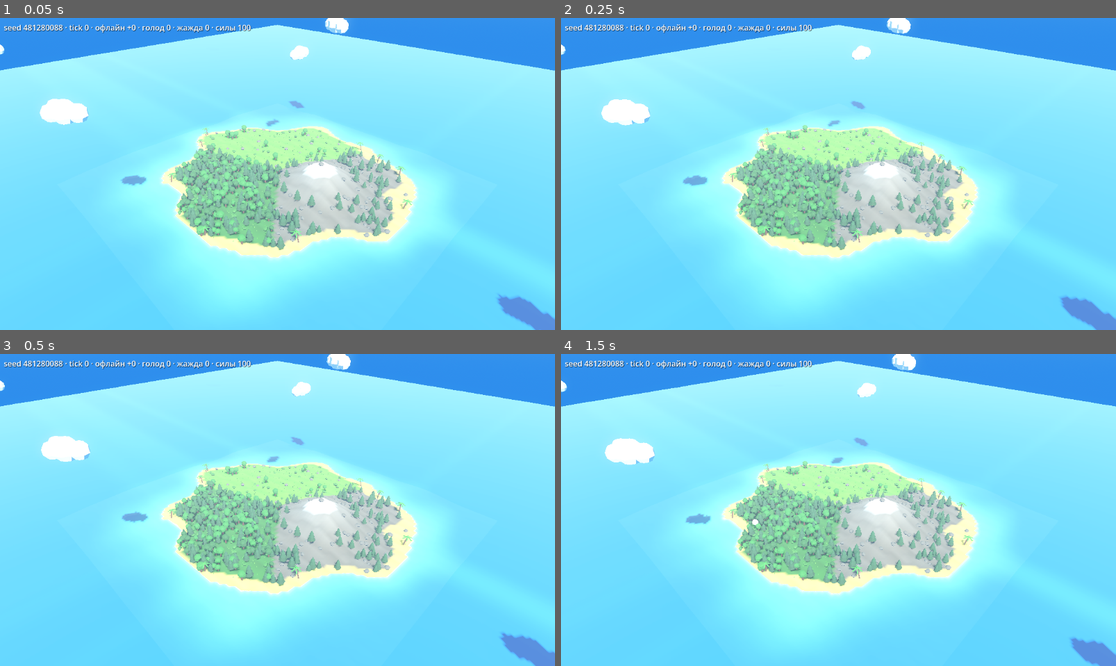
Above: before the commit, frames 1-4 (two rows, left to right).
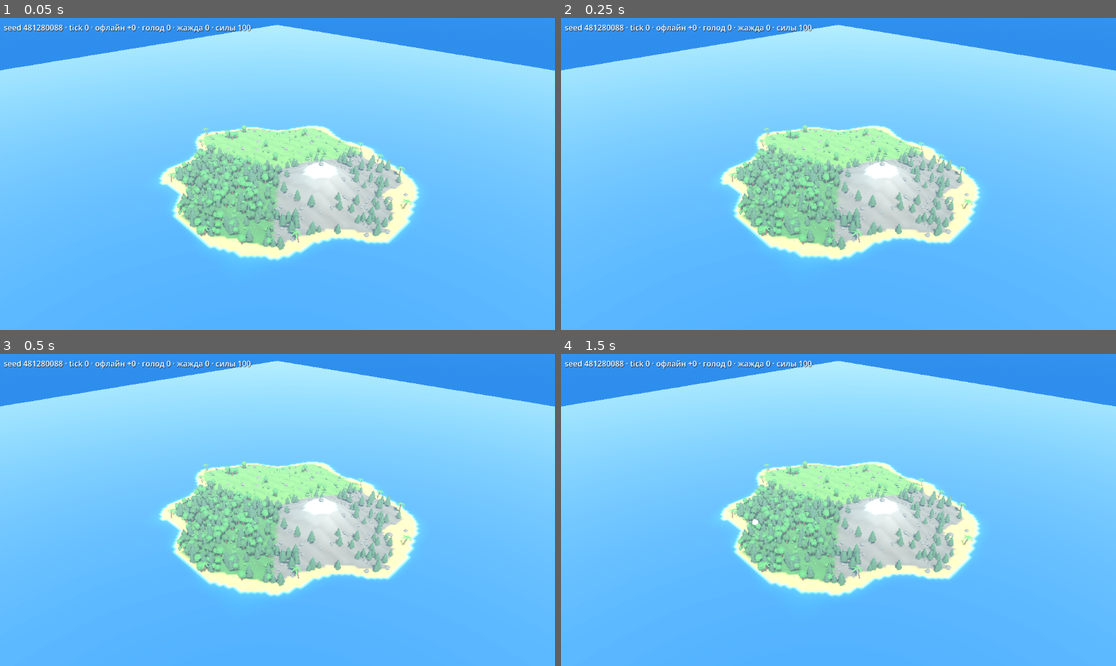
Above: after the commit, the same moments.

Repository: CoolS2/virtualgodisland
Game: Godot game, scene res://game/main.tscn
Same seed, same stepped clock (60 frames per second), same inputs: the game is played once before the commit and once after it.
Inputs (mouse positions are in pixels of both pictures, inside the frame that each line leads up to):
- Up to frame 1 (0.05 s): no input
- Up to frame 2 (0.25 s): no input
- Up to frame 3 (0.5 s): no input
- Up to frame 4 (1.5 s): tap Enter at 0.5 s; move the mouse to (960, 494) at 0.52 s; hold Shift 0.53-1.25 s; click (960, 494) at 0.67 s; drag from (727, 525) to (810, 572) at 1.27 s

The runs differ from the first frame. In frame 1, 50% of the frame differs, in the area x 0-100%, y 0-100%; in frame 2, 50%; in frame 3, 50%; in frame 4, 50%.

Commit message:
fix(game): deeper opaque water, higher shadowless clouds, calmer field green
Co-Authored-By: Claude Opus 5.5 <noreply@anthropic.com>
Claude-Session: https://claude.ai/code/session_01Pii6rjbbvB5RZEt868ivQQ

Diff:
--- a/game/clouds.gd
+++ b/game/clouds.gd
@@ -3,8 +3,8 @@
 ## Облака над островом: медленно плывут по ветру и возвращаются с другой стороны. Только визуал.
 
 const COUNT := 9
-const HEIGHT_MIN := 28.0
-const HEIGHT_MAX := 40.0
+const HEIGHT_MIN := 60.0
+const HEIGHT_MAX := 75.0
 const RANGE := 140.0
 const SPEED := 1.5
 
@@ -20,6 +20,7 @@
 		var cloud := MeshInstance3D.new()
 		cloud.mesh = mesh
 		cloud.material_override = mat
+		cloud.cast_shadow = GeometryInstance3D.SHADOW_CASTING_SETTING_OFF
 		cloud.position = Vector3(
 			(rng.next() * 2.0 - 1.0) * RANGE,
 			lerpf(HEIGHT_MIN, HEIGHT_MAX, rng.next()),
--- a/game/low_poly.gd
+++ b/game/low_poly.gd
@@ -10,7 +10,7 @@
 const PALM_LEAVES := Color("#63c35a")
 const ROCK := Color("#9b9893")
 const BUSH := Color("#5fa84a")
-const GRASS := Color("#86d45a")
+const GRASS := Color("#79bf4f")
 const CLOUD := Color("#ffffff")
 
 
--- a/game/shaders/water.gdshader
+++ b/game/shaders/water.gdshader
@@ -4,8 +4,8 @@
 // чтобы работать в рендерере Compatibility / WebGL2).
 render_mode blend_mix, cull_back, specular_schlick_ggx;
 
-uniform vec3 deep_color : source_color = vec3(0.06, 0.36, 0.72);
-uniform vec3 shallow_color : source_color = vec3(0.25, 0.85, 0.82);
+uniform vec3 deep_color : source_color = vec3(0.02, 0.22, 0.55);
+uniform vec3 shallow_color : source_color = vec3(0.18, 0.78, 0.78);
 uniform vec3 foam_color : source_color = vec3(1.0, 1.0, 1.0);
 uniform sampler2D depth_map : filter_linear, repeat_disable;
 uniform vec2 map_origin = vec2(0.0);
@@ -26,7 +26,7 @@
 	vec2 uv = (world_pos.xz - map_origin) / map_size;
 	float depth01 = texture(depth_map, uv).r;
 	float depth = depth01 * max_depth;
-	vec3 col = mix(shallow_color, deep_color, smoothstep(0.0, 0.8, depth01));
+	vec3 col = mix(shallow_color, deep_color, smoothstep(0.0, 0.5, depth01));
 
 	// Полосы пены, бегущие к берегу, и сплошная кромка у самой суши.
 	float band = 1.0 - smoothstep(0.0, 0.6, depth);
@@ -35,7 +35,8 @@
 	float foam = clamp(band * ripple * 0.7 + edge, 0.0, 1.0);
 
 	ALBEDO = mix(col, foam_color, foam);
-	ALPHA = mix(0.7, 0.93, smoothstep(0.0, 0.6, depth01)) + foam * 0.3;
+	// Глубокая вода непрозрачна — не видно края морского дна.
+	ALPHA = mix(0.6, 1.0, smoothstep(0.0, 0.45, depth01)) + foam * 0.3;
 	ROUGHNESS = 0.12;
 	SPECULAR = 0.6;
 }
--- a/game/terrain.gd
+++ b/game/terrain.gd
@@ -5,12 +5,12 @@
 const COLORS := {
 	IslandMap.Biome.SEA: Color("#e8cf8f"), # дно под водой (у берега; глубже темнеет)
 	IslandMap.Biome.BEACH: Color("#f6dc8c"),
-	IslandMap.Biome.FIELD: Color("#8cd152"),
+	IslandMap.Biome.FIELD: Color("#7cbf4a"),
 	IslandMap.Biome.FOREST: Color("#4f9e3c"),
 	IslandMap.Biome.MOUNTAIN: Color("#9a948c"),
 }
 const SEA_DEEP := Color("#5f8f8a")
-const FIELD_HIGH := Color("#b5dc5e") # поле светлеет к холмам
+const FIELD_HIGH := Color("#a3cc5c") # поле светлеет к холмам
 const ROCK_HIGH := Color("#b8b4ae")
 const SNOW := Color("#f4f6fb")
 const SNOW_HEIGHT := 7.0
--- a/game/water.gd
+++ b/game/water.gd
@@ -5,7 +5,7 @@
 const SHADER := preload("res://game/shaders/water.gdshader")
 const SIZE_FACTOR := 4.0
 const SUBDIVISIONS := 120
-const MAX_DEPTH := 3.0
+const MAX_DEPTH := 2.5
 const LEVEL := -0.05
 
 
